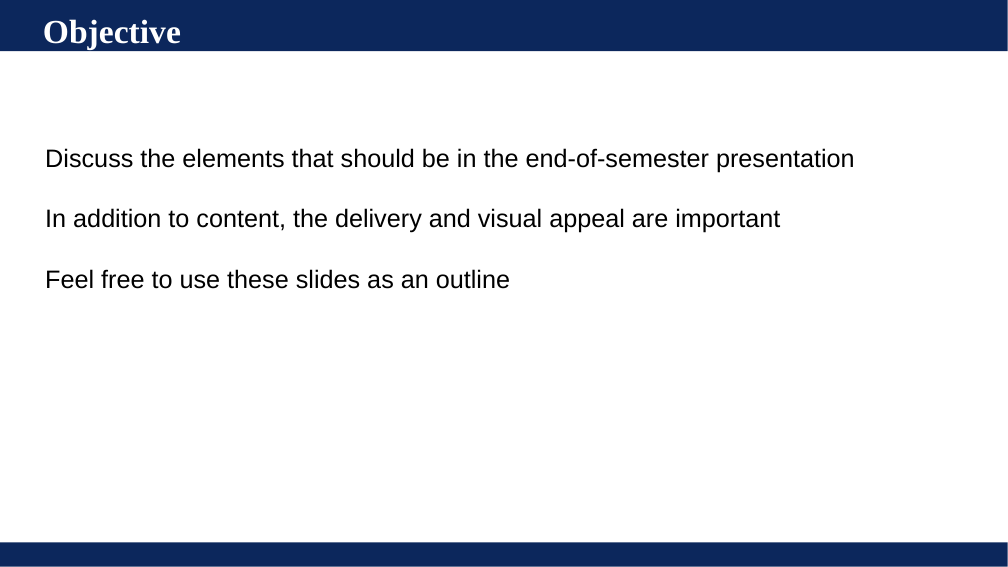
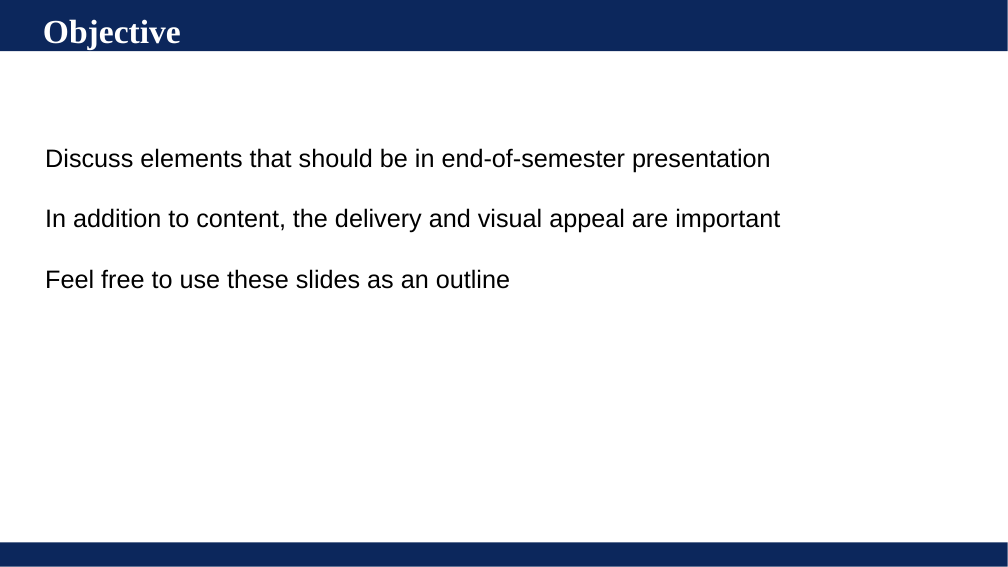
Before and after one commit to UVADS/ds6011, a slide deck: slide 2 of 09_effective_presentations.pptx. Drawn at 1008x567 pixels with LibreOffice and Linux fonts; fonts in the diff are those of the drawing. Boxes give left, top, right and bottom in pixels: in the first picture for what was removed or moved away, otherwise in the second. Text is boxed around its words. In the diff, an @@ line names an element or a change of style, - is before the commit and + after.

Commit message:
added presentation slides

```diff
--- a/09_effective_presentations.pptx
+++ b/09_effective_presentations.pptx
@@ text at [45,148,771,172]: text changed @@
-Discuss the elements that should be in the end-of-semester presentation
+Discuss elements that should be in end-of-semester presentation
```
Also in this commit, not shown: 1 other slide changed, 1 other file.
